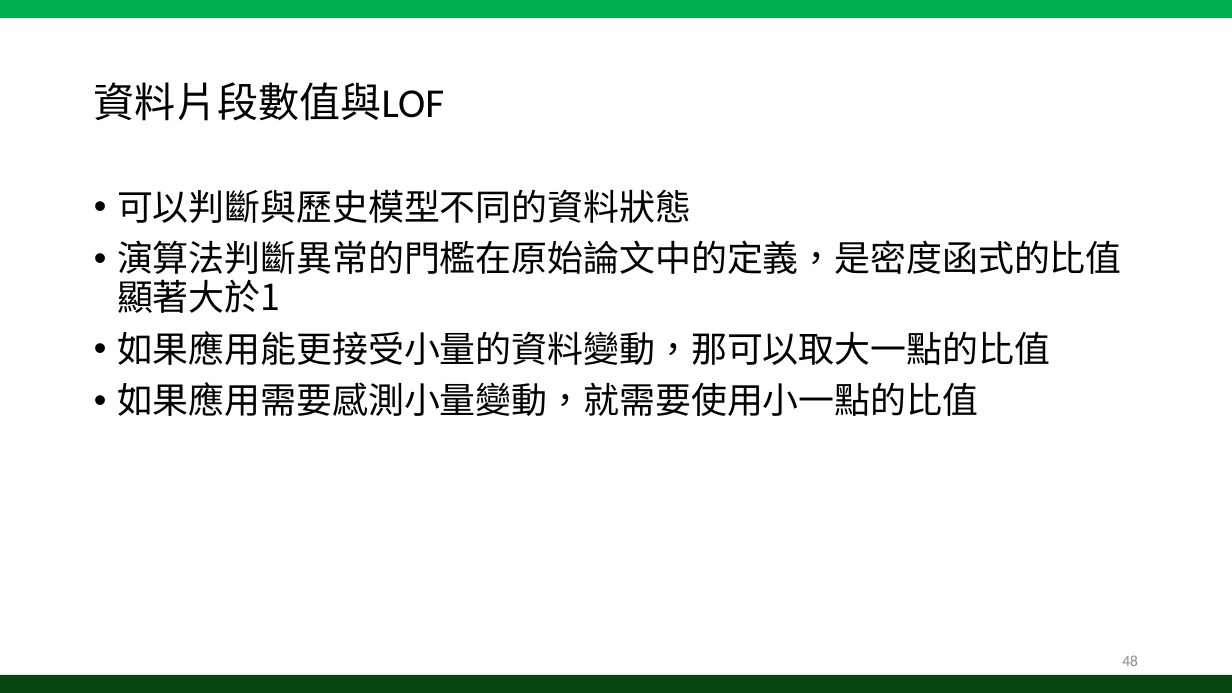
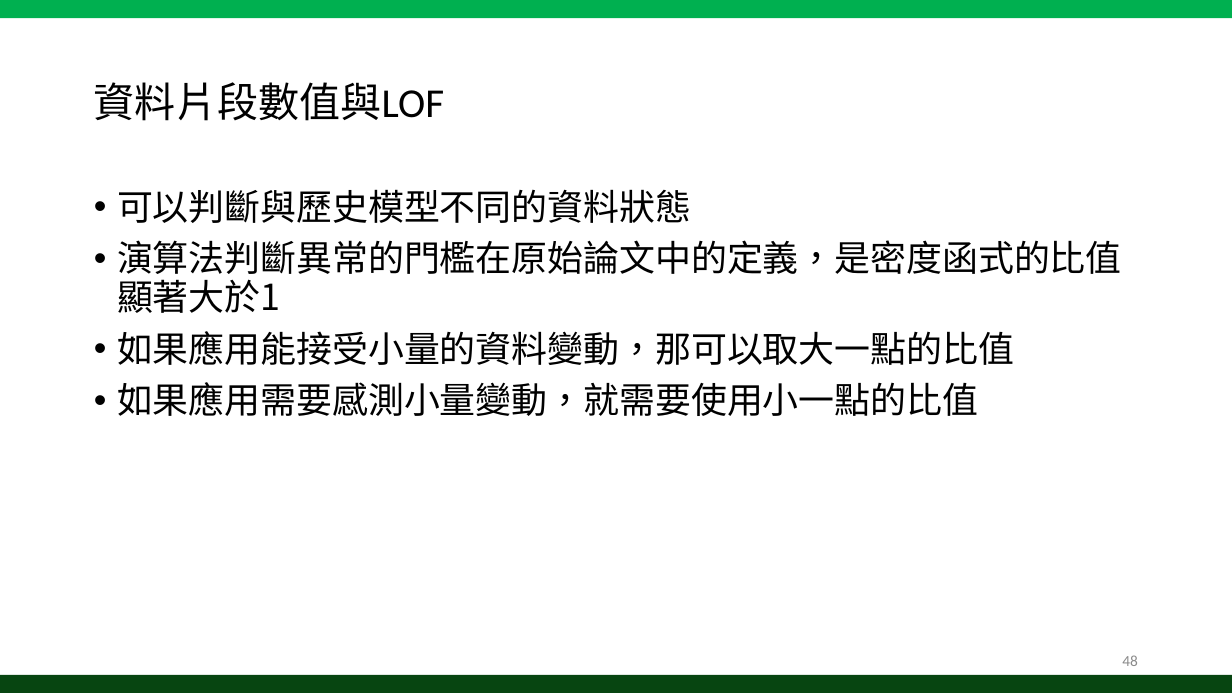
Before and after one commit to tedrong/Paper, a slide deck: slide 48 of Anomaly Detection and Event Alert System for IOT Integrated Management Platform.pptx. Drawn at 1232x693 pixels with LibreOffice and Linux fonts; fonts in the diff are those of the drawing. Boxes give left, top, right and bottom in pixels: in the first picture for what was removed or moved away, otherwise in the second. Text is boxed around its words. In the diff, an @@ line names an element or a change of style, - is before the commit and + after.

Commit message:
ppt

```diff
--- a/Anomaly Detection and Event Alert System for IOT Integrated Management Platform.pptx
+++ b/Anomaly Detection and Event Alert System for IOT Integrated Management Platform.pptx
@@ text at box(117, 331, 1014, 365): text changed @@
-• 如果應用能更接受小量的資料變動，那可以取大一點的比值
+• 如果應用能接受小量的資料變動，那可以取大一點的比值
```
